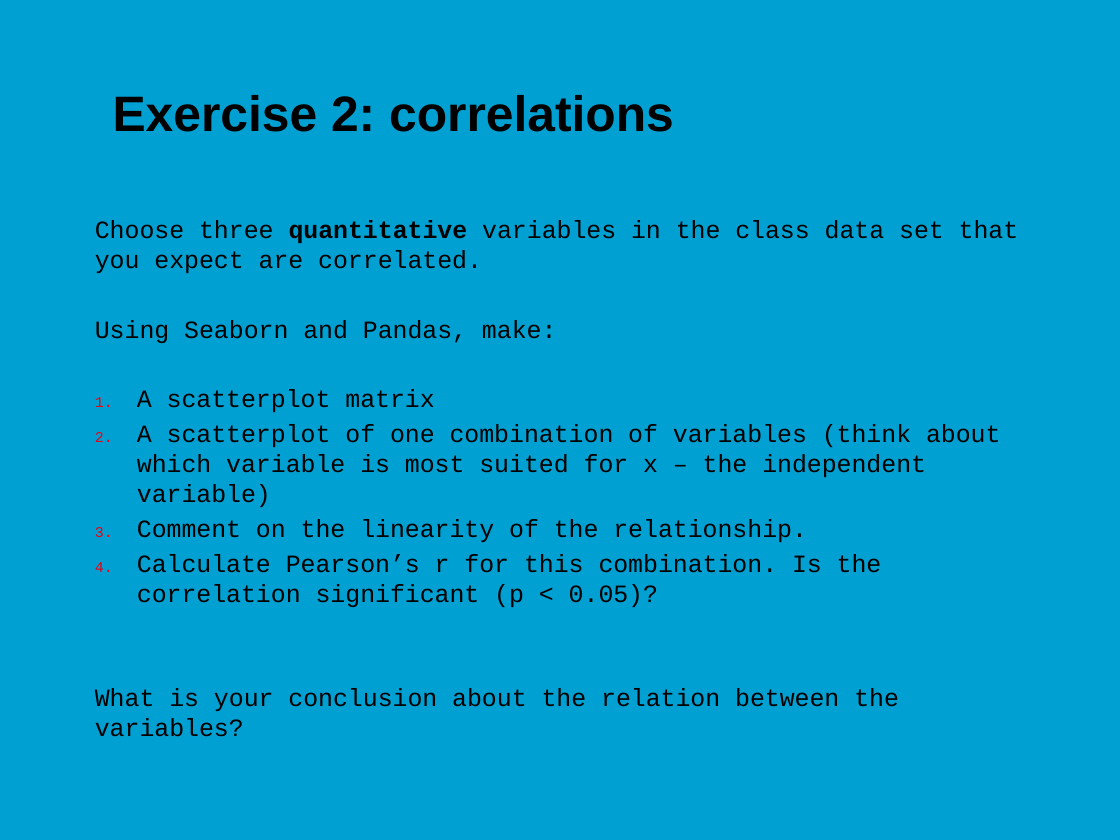
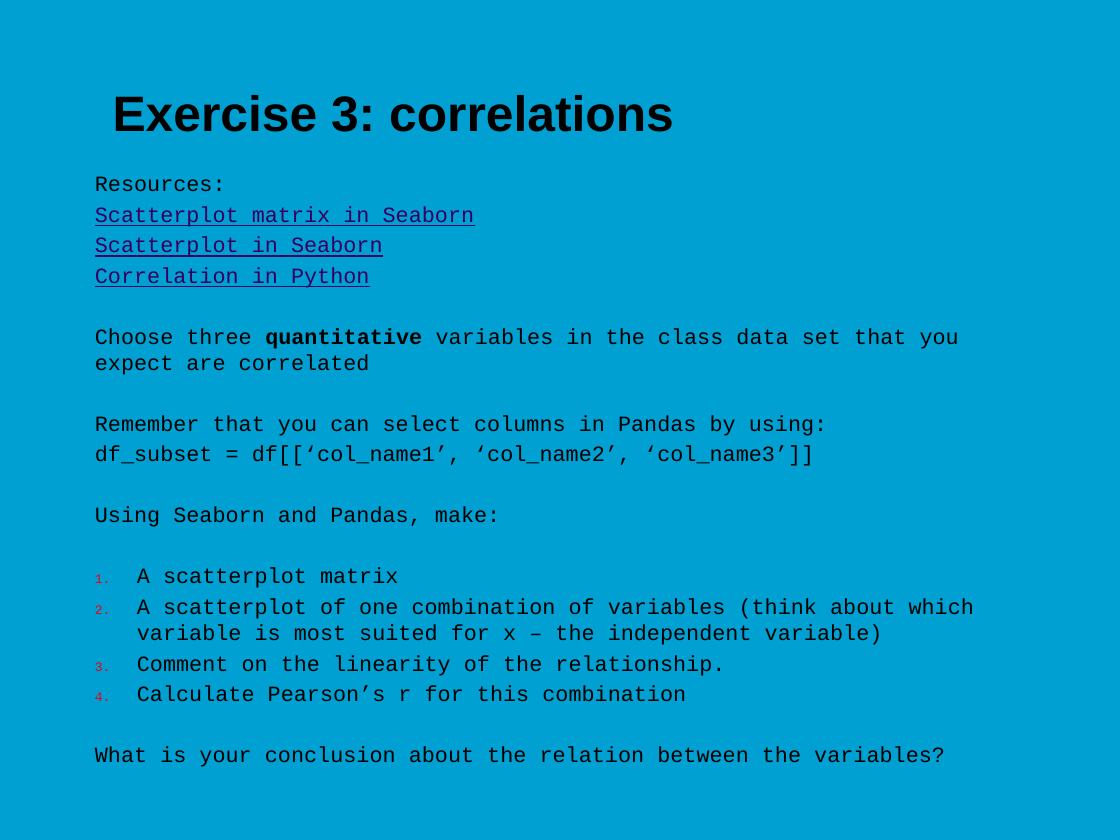
Before and after one commit to jonasmoons/data-driven-learning, a slide deck: slide 35 of slides/ddl-w4l2.pptx (slide 24 before the commit). Drawn at 1120x840 pixels with LibreOffice and Linux fonts; fonts in the diff are those of the drawing; background and template pictures are left out. Boxes give left, top, right and bottom in pixels: in the first picture for what was removed or moved away, otherwise in the second. Text is boxed around its words. In the diff, an @@ line names an element or a change of style, - is before the commit and + after.

```diff
--- a/slides/ddl-w4l2.pptx
+++ b/slides/ddl-w4l2.pptx
@@ title at [113,95,674,132]: text changed @@
-Exercise 2: correlations
+Exercise 3: correlations
@@ text "Resources:": place and size @@
-text "Resources:" at [95,220,1019,737]
+text "Resources:" at [95,176,974,767]
@@ text at [95,176,959,466]: text changed; size 16 to 14 pt @@
-Choose three quantitative variables in the class data set that you expect are correlated.
+Resources:
+Scatterplot matrix in Seaborn
+Scatterplot in Seaborn
+Correlation in Python
+Choose three quantitative variables in the class data set that you expect are correlated
+Remember that you can select columns in Pandas by using:
+df_subset = df[[‘col_name1’, ‘col_name2’, ‘col_name3’]]
@@ text at [95,507,974,767]: size 16 to 14 pt in "Using Seaborn and Pandas, make:", "A scatterplot matrix", "A scatterplot of one combination of variables ...", "Comment on the linearity of the relationship." and 1 more places @@
@@ text at [137,685,686,702]: text changed; size 16 to 14 pt @@
-4. Calculate Pearson’s r for this combination. Is the correlation significant (p < 0.05)?
+4. Calculate Pearson’s r for this combination
```
Also in this commit, not shown: 9 other slides changed, 4 slides added, 2 slides removed, 10 other files.
